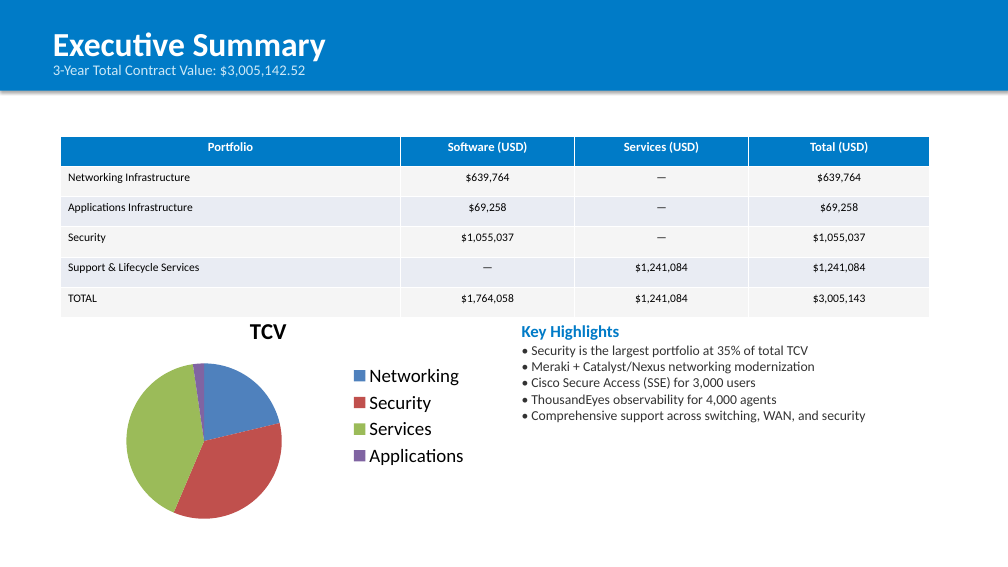
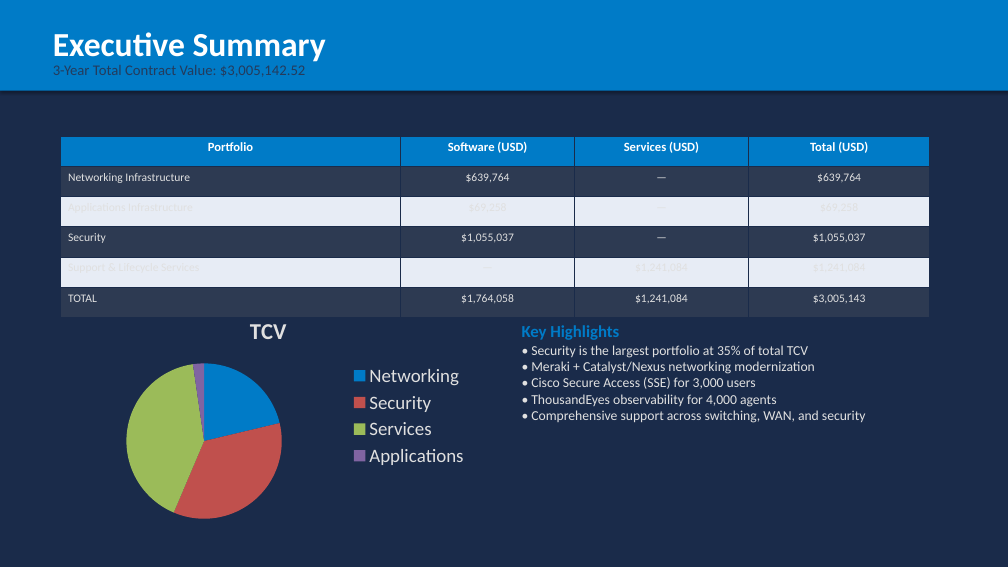
Before and after one commit to chchilds/cxvx, a slide deck: slide 3 of Seaboard_Foods_EA_Summary.pptx. Drawn at 1008x567 pixels with LibreOffice and Linux fonts; fonts in the diff are those of the drawing. Boxes give left, top, right and bottom in pixels: in the first picture for what was removed or moved away, otherwise in the second. Text is boxed around its words. In the diff, an @@ line names an element or a change of style, - is before the commit and + after.

```diff
--- a/Seaboard_Foods_EA_Summary.pptx
+++ b/Seaboard_Foods_EA_Summary.pptx
@@ background #FFFFFF to #1A2B4A @@
@@ text "Executive Summary" at (53,32,326,62): text colour #FFFFFF to none @@
@@ text "3-Year Total Contract Value: $3,005,142.52" at (53,65,306,77): text colour #CCE8F7 to none @@
@@ table at (60,136,930,318) @@
@@ fill #F5F5F5 to #2D3A52 in 12 cells @@
@@ fill #E9EDF4 to #E7ECF5 in 8 cells @@
@@ text colour #FFFFFF to none in "Portfolio", "Software (USD)", "Services (USD)", "Total (USD)" @@
@@ text colour #000000 to none in "Networking Infrastructure", "$639,764", "—", "$639,764" and 16 more places @@
@@ borders changed @@
@@ pie chart at (60,302,476,529) @@
@@ colours of single points changed @@
@@ lettering changed @@
@@ text "Key Highlights" at (522,325,866,423): text colour #007BC7 to none in "Key Highlights"; text colour #333333 to none @@
```
Also in this commit, not shown: 10 other slides changed, 3 other files.
